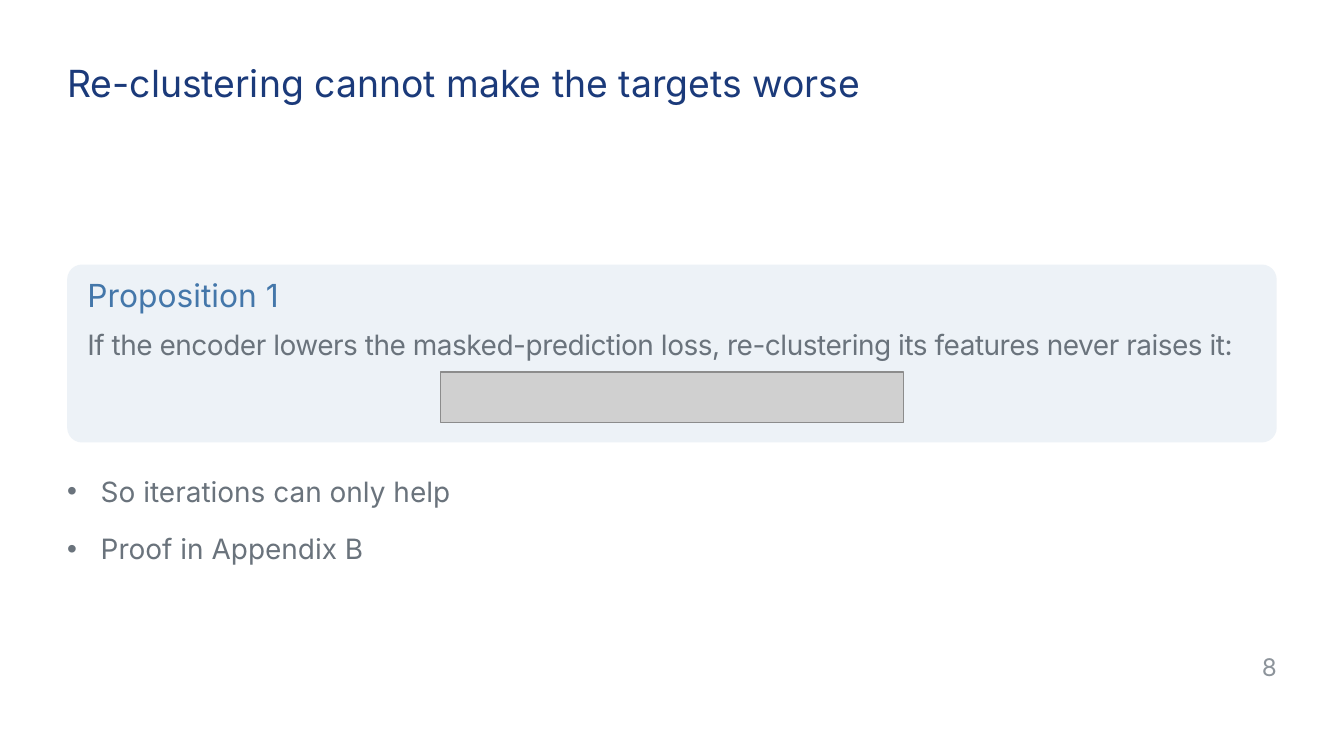
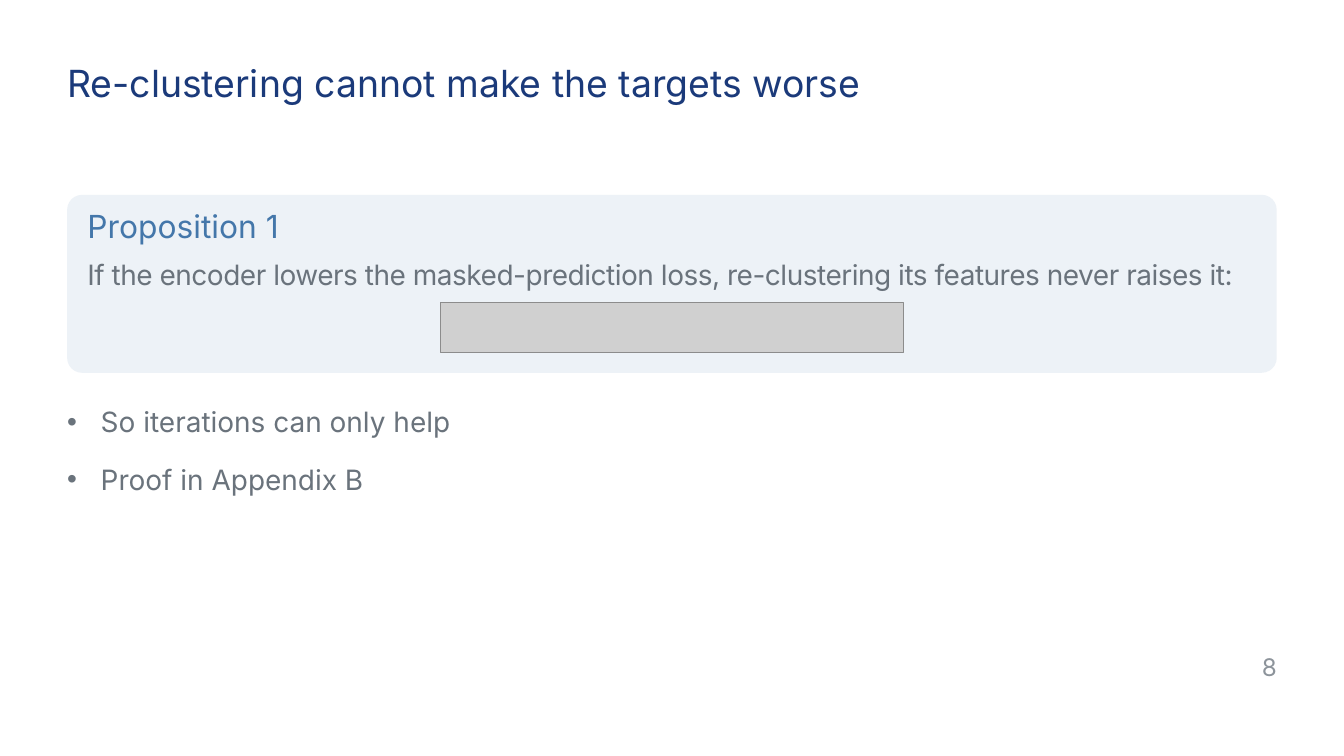
Before and after one commit to bigohofone/academic-figure-skill, a slide deck: slide 8 of skills/academic-slides/assets/theme.pptx. Drawn at 1344x756 pixels with LibreOffice and Linux fonts; fonts in the diff are those of the drawing; grey boxes stand for pictures. Boxes give left, top, right and bottom in pixels: in the first picture for what was removed or moved away, otherwise in the second. Text is boxed around its words. In the diff, an @@ line names an element or a change of style, - is before the commit and + after.

```diff
--- a/skills/academic-slides/assets/theme.pptx
+++ b/skills/academic-slides/assets/theme.pptx
@@ 3 texts, 1 picture, 1 rounded rectangle moved together from (x1=67, y1=265, x2=1277, y2=565) to (x1=67, y1=195, x2=1277, y2=496) @@
```
Also in this commit, not shown: 1 other slide changed, 12 other files.
